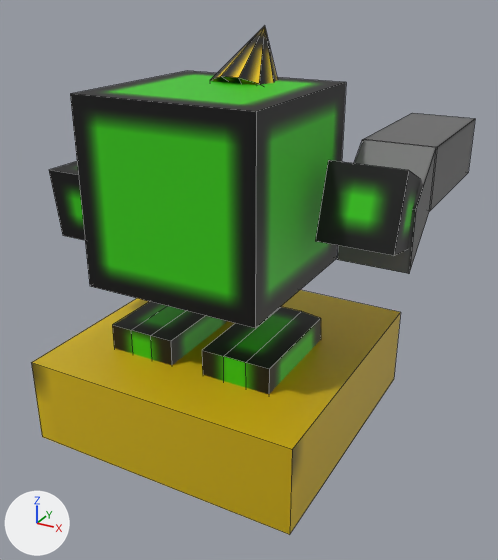
Before and after pictures for a commit that changed the FBX model Assets/kitune/sozai/3Dmoderu/tekiasyu.fbx.
Rendered twice from a 50 mm lens placed at (1.16, -1.96, 1.57), pointed at (0.01, 0.13, 0.52). Every picture has the same lights, and +X, +Y and +Z are marked at lower left. Mesh edges are drawn as thin lines. Where no turn or scale is listed for an object, it has been applied to the vertices.

The first picture shows 'cone', 'cuboid', 'cuboid_1', 'cuboid_2', 'cuboid_3', 'cuboid_4', 'cuboid_6', 'cuboid_7'.
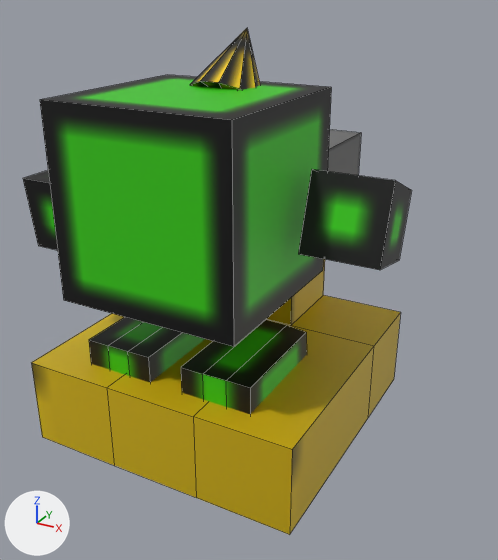
Pixel boxes [x1, y1, x2, y2] of what changed, in the pictures (498 x 560 px):
'cuboid', moved
    before: [70, 71, 346, 328]
    after: [40, 75, 331, 347]
'cuboid_7', reshaped, moved
    before: [337, 113, 475, 274]
    after: [31, 259, 401, 535]
'cuboid_6', reshaped, moved
    before: [31, 290, 401, 535]
    after: [328, 130, 361, 175]
'cuboid_3', moved
    before: [316, 160, 421, 256]
    after: [298, 169, 412, 270]
'cuboid_1', moved
    before: [202, 307, 321, 394]
    after: [181, 320, 307, 414]
'cuboid_2', moved
    before: [112, 302, 228, 365]
    after: [89, 317, 205, 382]
'cuboid_4', moved
    before: [49, 161, 85, 240]
    after: [23, 170, 58, 250]
'cone', moved
    before: [210, 26, 278, 85]
    after: [190, 28, 260, 90]

Patch to the scene script:
```diff
--- a/Assets/kitune/sozai/3Dmoderu/tekiasyu.fbx.py
+++ b/Assets/kitune/sozai/3Dmoderu/tekiasyu.fbx.py
@@ me_cuboid_7 @@
 # used by ob_cuboid_7; location = (0.5, 0.469, 0.719)
-me_cuboid_7.from_pydata(...)  # 16 vertices, 14 faces; spans x -0.125..0.125, y -0.375..0.375, z -0.031..0.344
+me_cuboid_7.from_pydata(...)  # 28 vertices, 26 faces; spans x -0.5..0.5, y -0.5..0.5, z 0.031..0.781
+# me_cuboid_7 part 1: the whole mesh is rebuilt
 me_cuboid_7.materials.append(mat_to_hug_png)
@@ me_cuboid_6 @@
 # used by ob_cuboid_6; location = (0.0, 0.0, 0.0)
-me_cuboid_6.from_pydata(...)  # 8 vertices, 6 faces; spans x -0.5..0.5, y -0.5..0.5, z 0.031..0.344
+me_cuboid_6.from_pydata(...)  # 16 vertices, 14 faces; spans x -0.125..0.125, y -0.375..0.375, z -0.031..0.344
+# me_cuboid_6 part 2: the whole mesh is rebuilt
 me_cuboid_6.materials.append(mat_to_hug_png)
@@ ob_cone @@
 ob_cone = bpy.data.objects.new('cone', me_cone)
-ob_cone.location = (0.0, 0.0, 0.938)
+ob_cone.location = (0.0, -0.125, 0.938)
@@ ob_cuboid_4 @@
 ob_cuboid_4 = bpy.data.objects.new('cuboid_4', me_cuboid_4)
-ob_cuboid_4.location = (-0.312, -0.062, 0.938)
+ob_cuboid_4.location = (-0.312, -0.187, 0.938)
@@ ob_cuboid_1 @@
 ob_cuboid_1 = bpy.data.objects.new('cuboid_1', me_cuboid_1)
-ob_cuboid_1.location = (0.0, 0.0, 0.312)
+ob_cuboid_1.location = (0.0, -0.125, 0.312)
@@ ob_cuboid @@
 ob_cuboid = bpy.data.objects.new('cuboid', me_cuboid)
-ob_cuboid.location = (0.0, 0.0, 0.312)
+ob_cuboid.location = (0.0, -0.125, 0.312)
@@ ob_cuboid_3 @@
 ob_cuboid_3 = bpy.data.objects.new('cuboid_3', me_cuboid_3)
-ob_cuboid_3.location = (0.312, -0.062, 0.938)
+ob_cuboid_3.location = (0.312, -0.187, 0.938)
@@ ob_cuboid_7 @@
 ob_cuboid_7 = bpy.data.objects.new('cuboid_7', me_cuboid_7)
-ob_cuboid_7.location = (0.5, 0.469, 0.719)
+ob_cuboid_7.location = (0.0, 0.0, 0.0)
@@ ob_cuboid_2 @@
 ob_cuboid_2 = bpy.data.objects.new('cuboid_2', me_cuboid_2)
-ob_cuboid_2.location = (0.0, 0.0, 0.312)
+ob_cuboid_2.location = (0.0, -0.125, 0.312)
@@ ob_cuboid_6 @@
 ob_cuboid_6 = bpy.data.objects.new('cuboid_6', me_cuboid_6)
-ob_cuboid_6.location = (0.0, 0.0, 0.0)
+ob_cuboid_6.location = (0.0, 0.578, 0.594)
```
